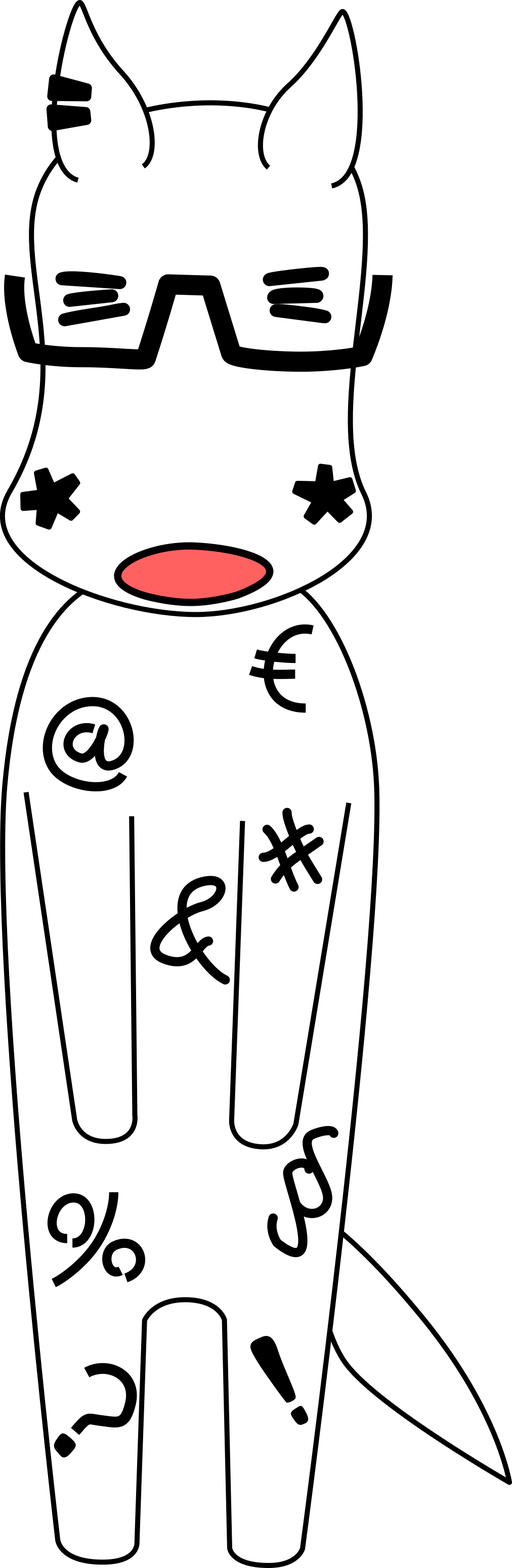
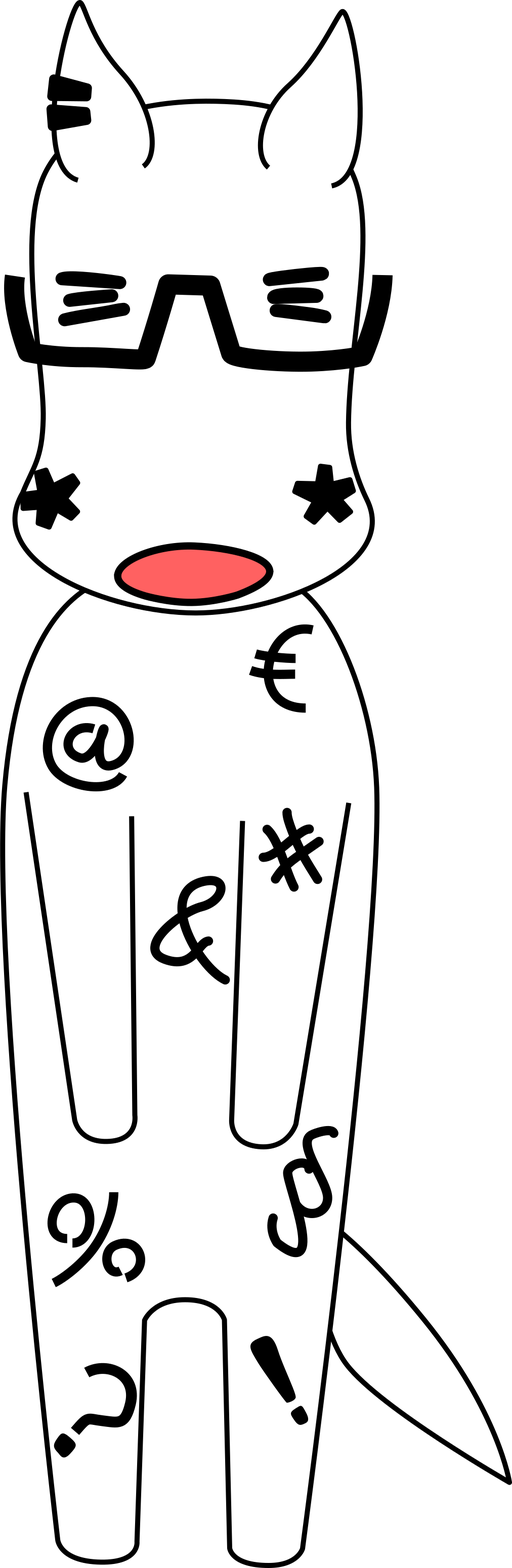
Layered file, before and after one edit (512 x 1568). Changes by layer:
painted on "頭.png" over [left=0, top=98, right=375, bottom=618]
